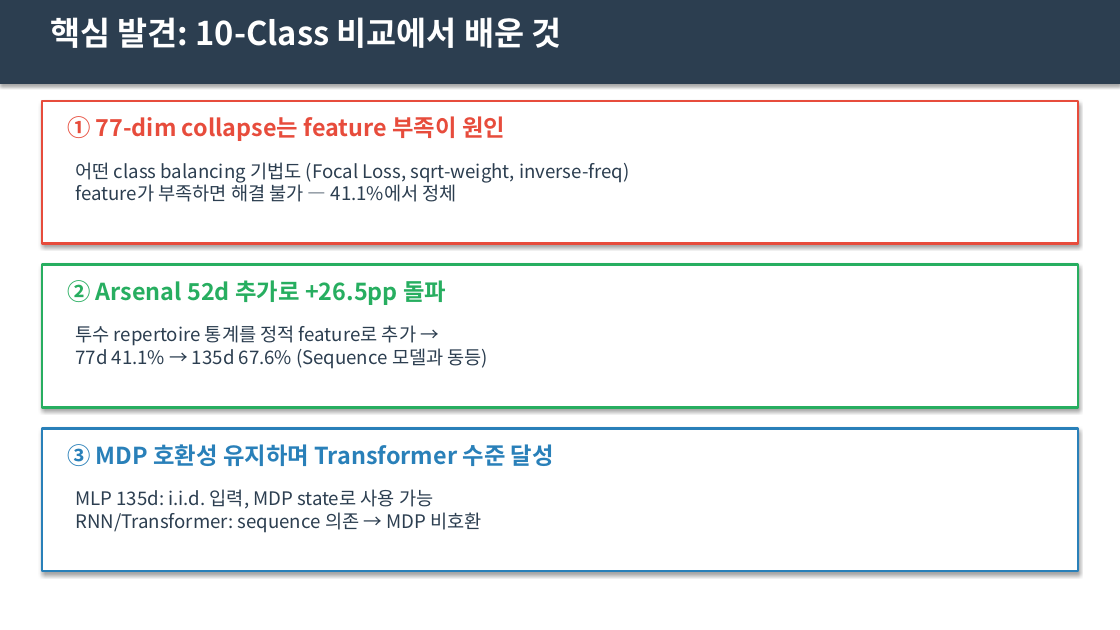
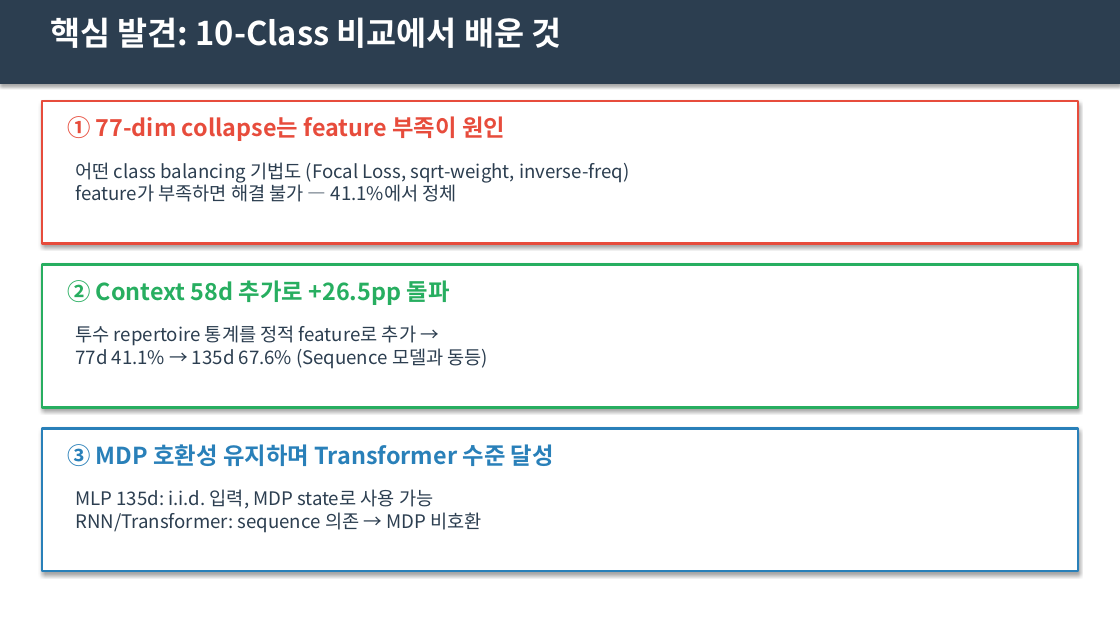
Before and after one commit to Pitcheezy/transition-models, a slide deck: slide 7 of outputs/presentations/10class_comparison.pptx. Drawn at 1120x630 pixels with LibreOffice and Linux fonts; fonts in the diff are those of the drawing. Boxes give left, top, right and bottom in pixels: in the first picture for what was removed or moved away, otherwise in the second. Text is boxed around its words. In the diff, an @@ line names an element or a change of style, - is before the commit and + after.

```diff
--- a/outputs/presentations/10class_comparison.pptx
+++ b/outputs/presentations/10class_comparison.pptx
@@ text at <box>67,280,450,305</box>: text changed @@
-② Arsenal 52d 추가로 +26.5pp 돌파
+② Context 58d 추가로 +26.5pp 돌파
```
Also in this commit, not shown: 1 other slide changed, 2 other files.
